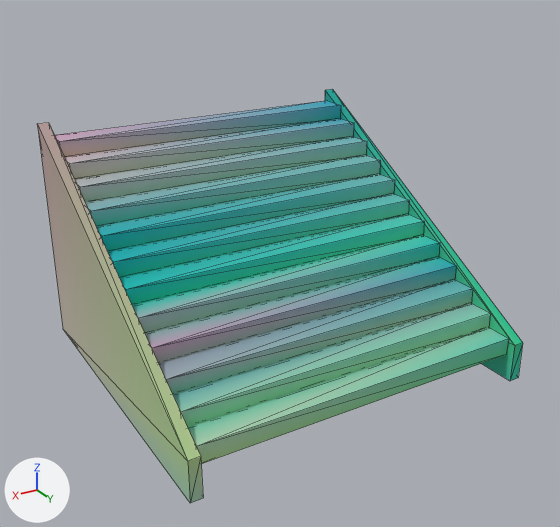
The glTF model assets/kit/stair_grand_4m.glb as it was, and as the next commit left it.
The view is the same before and after, from a camera (50 mm lens) standing at (4.6, 9.73, 2.38) and looking at (0.09, 2.22, -1.37). Every picture has the same lights, and +X, +Y and +Z are marked at lower left. The older version comes first. Mesh edges are drawn as thin lines. Vertices at exactly the same position are counted once.

In view in the first picture: 'stair'.
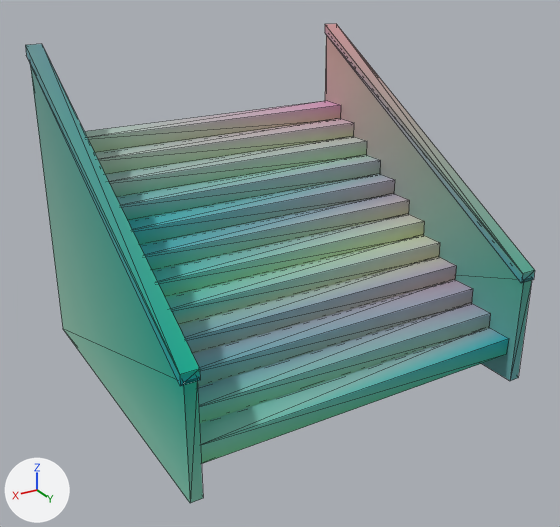
What the commit changed:
me_stair is used by ob_stair; location (0.0, 0.0, 0.0).
me_stair had 112 vertices, 168 faces and spanned x -2.24..2.24, y -0.1..4.1, z -2.75..0.15.
me_stair now has 128 vertices, 192 faces and spans x -2.27..2.27, y -0.1..4.1, z -2.75..1.11.
Part 1, on me_stair:
8 vertices in x -2.24..2.24, y -0.1..4.1, z -2.25..0.15 move by (0.0, 0.0, 0.87).
8 vertices are added at x -2.27..2.07, y -0.1..4.1, z -1.41..1.11.
8 new vertices lie (0.2, 0.0, 0.0) away from vertices in x -2.27..2.07, y -0.1..4.1, z -1.41..1.11.
24 new faces join them.
me_stair part 2: 168 kept faces spanning x -2.24..2.24, y -0.1..4.1, z -2.75..1.02 get new vertex colours.

Changed parts and their boxes (x1, y1, x2, y2) in the pictures (560 x 527 px):
'stair', reshaped (16% taller)
    before: (38, 89, 523, 503)
    after: (25, 24, 535, 503)
part 1 of me_stair, built on
    before: (38, 89, 523, 503)
    after: (25, 24, 535, 503)
part 2 of me_stair, recoloured
    before: (38, 89, 523, 503)
    after: (30, 35, 532, 503)
